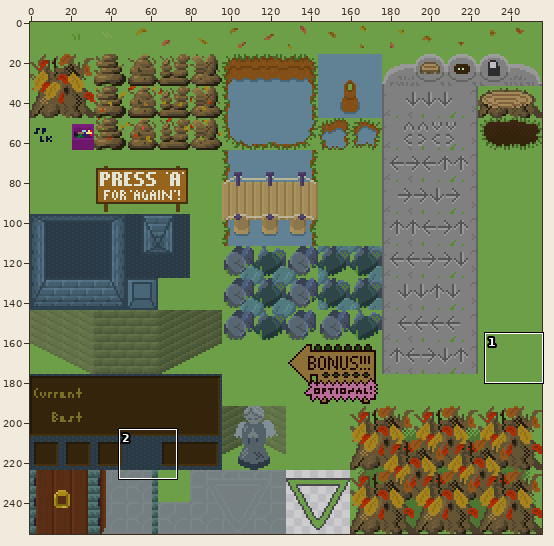
Sprite sheet -- src/data/image/8-outdoors.png. Above: a wide view before the commit, with the close-up outlined.
Close-up. Before the commit:
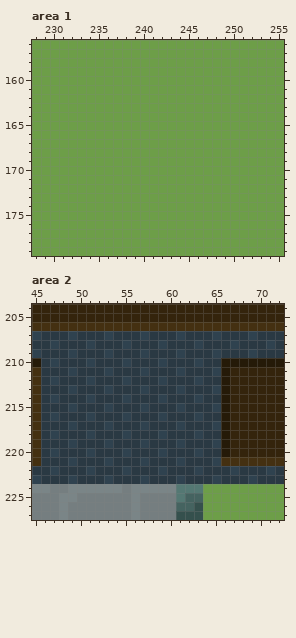
The file is 256x256 pixels. Colours within 5 levels of each other are drawn and written as one. Shown: area 1: x 228..255, y 156..179; area 2: x 45..72, y 204..227.
Now the later version:
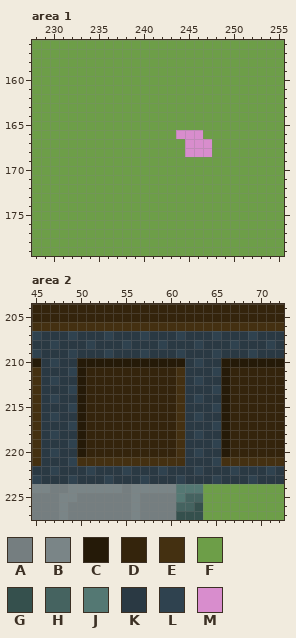
Palette (. is transparent): A #757e80  B #7a8587  C #251a08  D #34240c  E #443011  F #6d9e48  G #35504d  H #456360  J #547873  K #2a3943  L #2f424f  M #d88dcd
The exact change:
--- area 1
@@ x 242..249 @@
 165 FFFFFFFF
-166 FFFFFFFF
-167 FFFFFFFF
-168 FFFFFFFF
+166 FFMMMFFF
+167 FFFMMMFF
+168 FFFMMMFF
 169 FFFFFFFF
--- area 2
@@ x 48..63 @@
 209 KLKKKLKKKLKKKLKK
-210 KKKLKKKLKKKLKKKL
-211 KLKKKLKKKLKKKLKK
-212 KKKLKKKLKKKLKKKL
-213 KLKKKLKKKLKKKLKK
-214 KKKLKKKLKKKLKKKL
-215 KLKKKLKKKLKKKLKK
-216 KKKLKKKLKKKLKKKL
-217 KLKKKLKKKLKKKLKK
-218 KKKLKKKLKKKLKKKL
-219 KLKKKLKKKLKKKLKK
-220 KKKLKKKLKKKLKKKL
-221 KLKKKLKKKLKKKLKK
+210 KKCCCCCCCCCCCCKL
+211 KLCDDDDDDDDDDEKK
+212 KKCDDDDDDDDDDEKL
+213 KLCDDDDDDDDDDEKK
+214 KKCDDDDDDDDDDEKL
+215 KLCDDDDDDDDDDEKK
+216 KKCDDDDDDDDDDEKL
+217 KLCDDDDDDDDDDEKK
+218 KKCDDDDDDDDDDEKL
+219 KLCDDDDDDDDDDEKK
+220 KKCDDDDDDDDDDEKL
+221 KLEEEEEEEEEEEEKK
 222 KKKLKKKLKKKLKKKL
Pixel boxes of the changes (left, top, right, bottom) in both close-ups:
changed: (176, 130, 212, 157)
changed: (77, 358, 185, 466)
